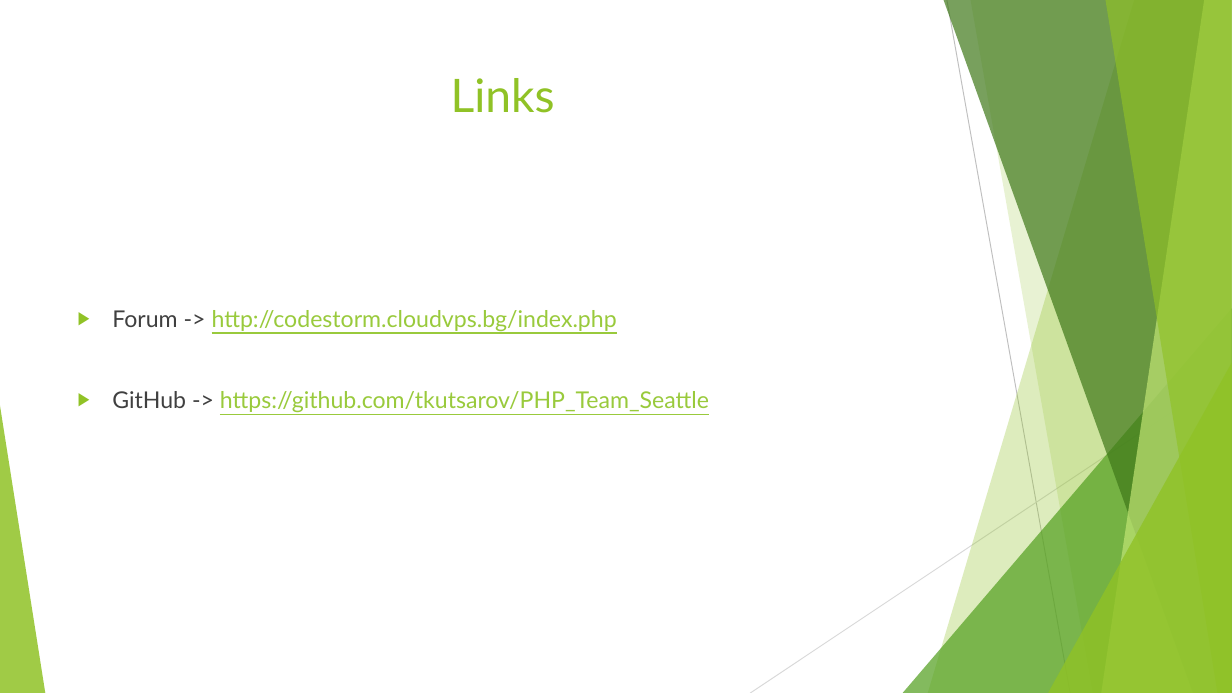
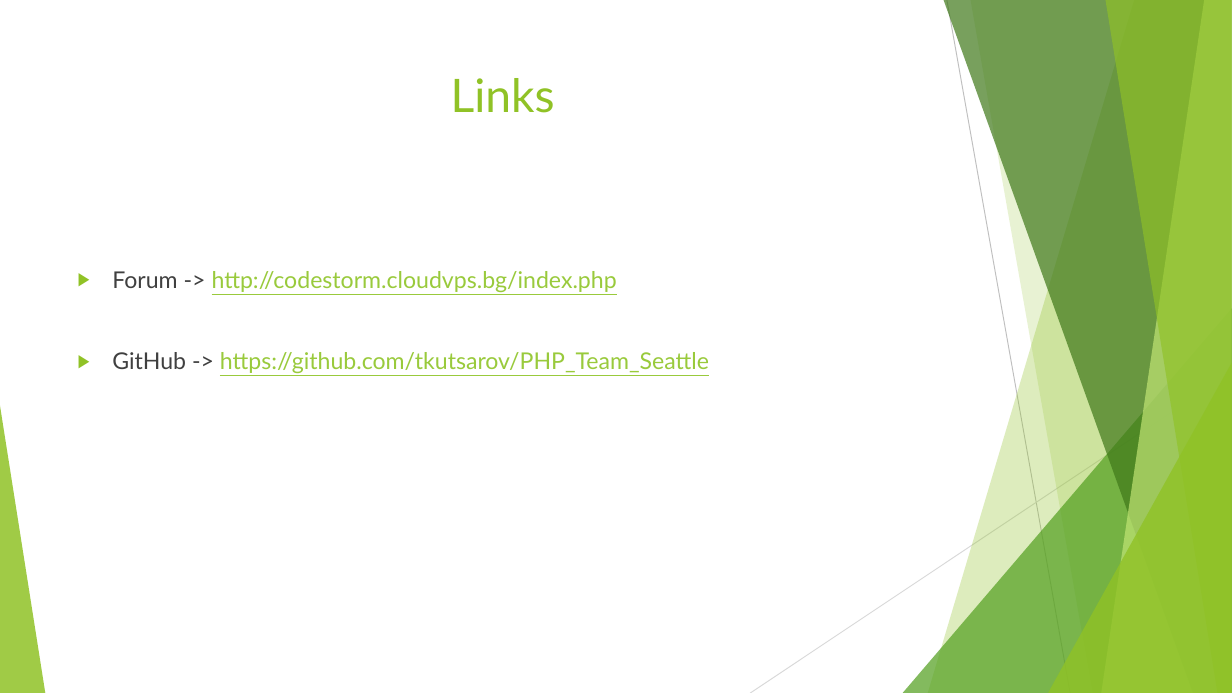
Before and after one commit to tkutsarov/PHP_Team_Seattle, a slide deck: slide 4 of presentation.pptx. Drawn at 1232x693 pixels with LibreOffice and Linux fonts; fonts in the diff are those of the drawing. Boxes give left, top, right and bottom in pixels: in the first picture for what was removed or moved away, otherwise in the second. Text is boxed around its words. In the diff, an @@ line names an element or a change of style, - is before the commit and + after.

Commit message:
Presentation

```diff
--- a/presentation.pptx
+++ b/presentation.pptx
@@ text "Forum -> http://codestorm.cloudvps.bg/index.php": place and size @@
-text "Forum -> http://codestorm.cloudvps.bg/index.php" at [112,310,709,412]
+text "Forum -> http://codestorm.cloudvps.bg/index.php" at [112,271,709,373]
```
